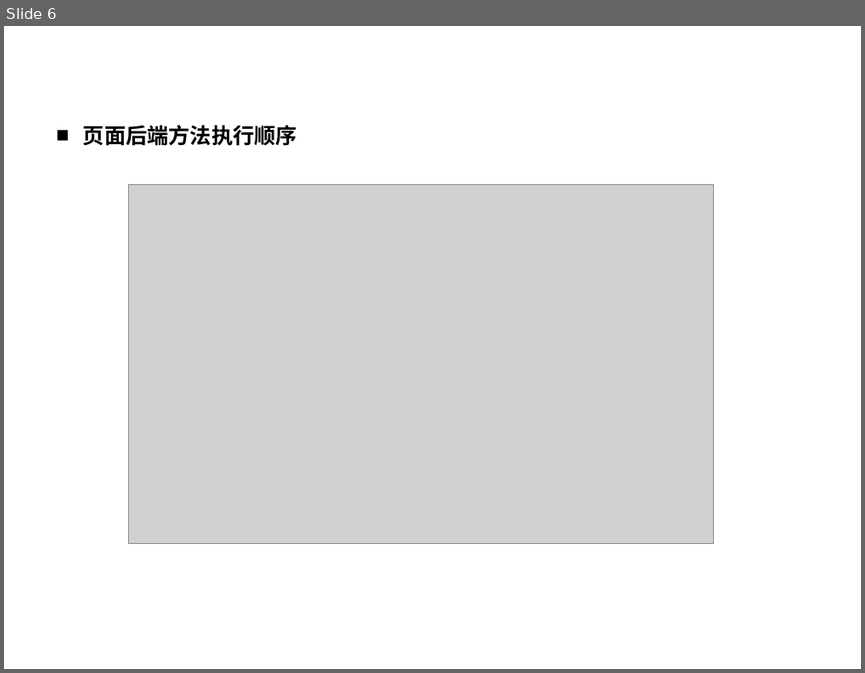
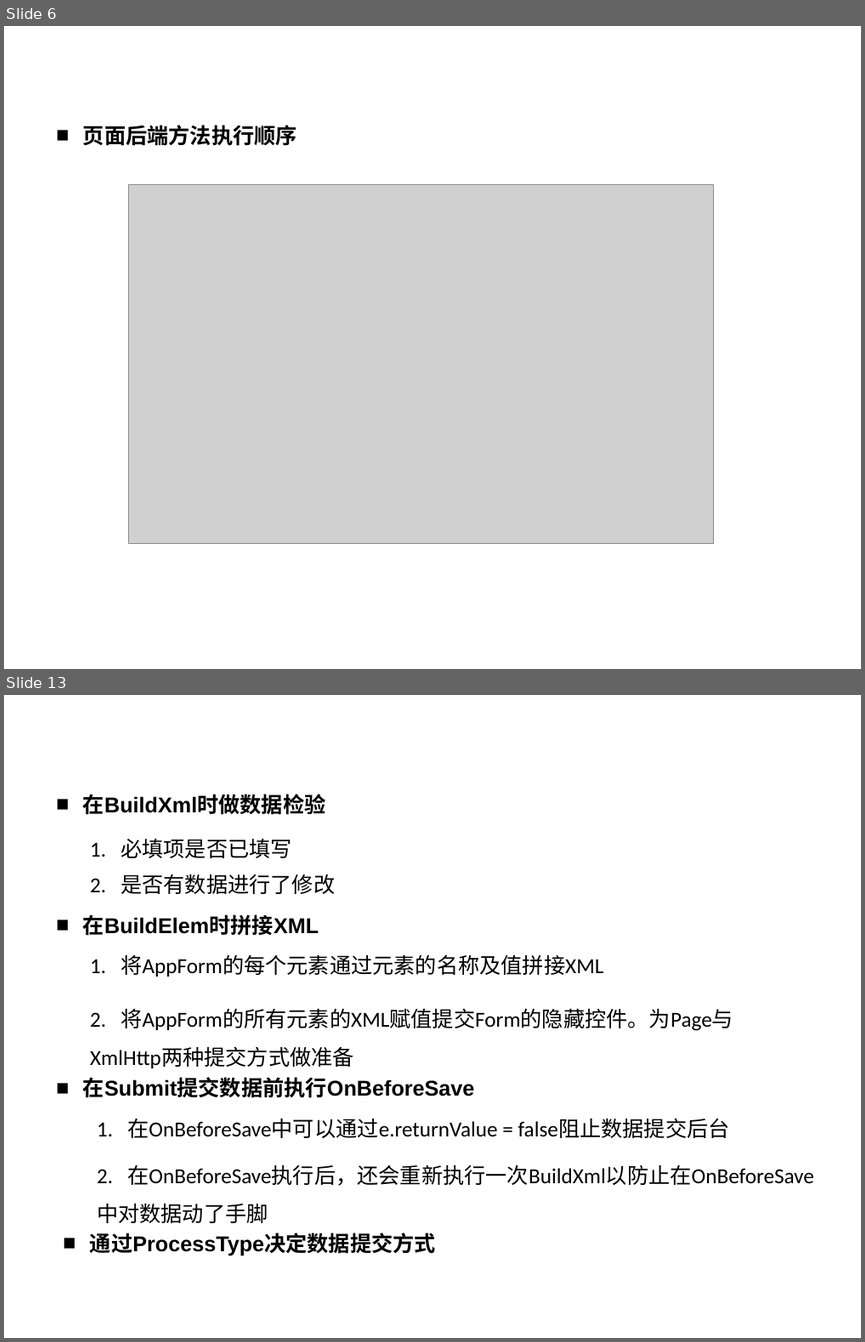
Before and after one commit to cwzyj157/Document, a slide deck: 技术分享/讲解AppForm.pptx. Shown one above the other, each under a label of ours: slide 6 before the commit, slides 6 and 13 after it; the slides between them are not shown. The pictures are 865x673 and 865x1342 pixels, drawn with LibreOffice and Linux fonts; fonts in the diff are those of the drawing; grey boxes stand for pictures; background and template pictures are left out. Boxes give left, top, right and bottom in pixels: in the first picture for what was removed or moved away, otherwise in the second. Text is boxed around its words. In the diff, an @@ line names an element or a change of style, - is before the commit and + after.

```diff
--- a/技术分享/讲解AppForm.pptx
+++ b/技术分享/讲解AppForm.pptx
@@ slide 13 added at <box>4,695,861,1338</box>, background picture (left out) @@
@@ text added at <box>83,794,326,815</box>, 18 pt, text #000000, bold @@
+■ 在BuildXml时做数据检验
@@ text added at <box>90,839,292,858</box>, 18 pt, text #000000 @@
+1. 必填项是否已填写
@@ text added at <box>90,873,335,894</box>, 18 pt, text #000000 @@
+2. 是否有数据进行了修改
@@ text added at <box>83,914,318,936</box>, 18 pt, text #000000, bold @@
+■ 在BuildElem时拼接XML
@@ text added at <box>90,954,603,976</box>, 18 pt, text #000000 @@
+1. 将AppForm的每个元素通过元素的名称及值拼接XML
@@ text added at <box>90,1008,733,1031</box>, 18 pt, text #000000 @@
+2. 将AppForm的所有元素的XML赋值提交Form的隐藏控件。为Page与XmlHttp两种提交方式做准备
@@ text added at <box>83,1077,475,1098</box>, 18 pt, text #000000, bold @@
+■ 在Submit提交数据前执行OnBeforeSave
@@ text added at <box>97,1117,730,1138</box>, 18 pt, text #000000 @@
+1. 在OnBeforeSave中可以通过e.returnValue = false阻止数据提交后台
@@ text added at <box>97,1164,814,1185</box>, 18 pt, text #000000 @@
+2. 在OnBeforeSave执行后，还会重新执行一次BuildXml以防止在OnBeforeSave中对数据动了手脚
@@ text added at <box>97,1202,268,1223</box>, 32 pt, text #FFFFFF, bold @@
+前端如何收集数据
@@ text added at <box>90,1232,436,1256</box>, 18 pt, text #000000, bold @@
+■ 通过ProcessType决定数据提交方式
```
Also in this commit, not shown: 10 slides changed, 8 other slides added, 1 slide removed, 2 other files.
